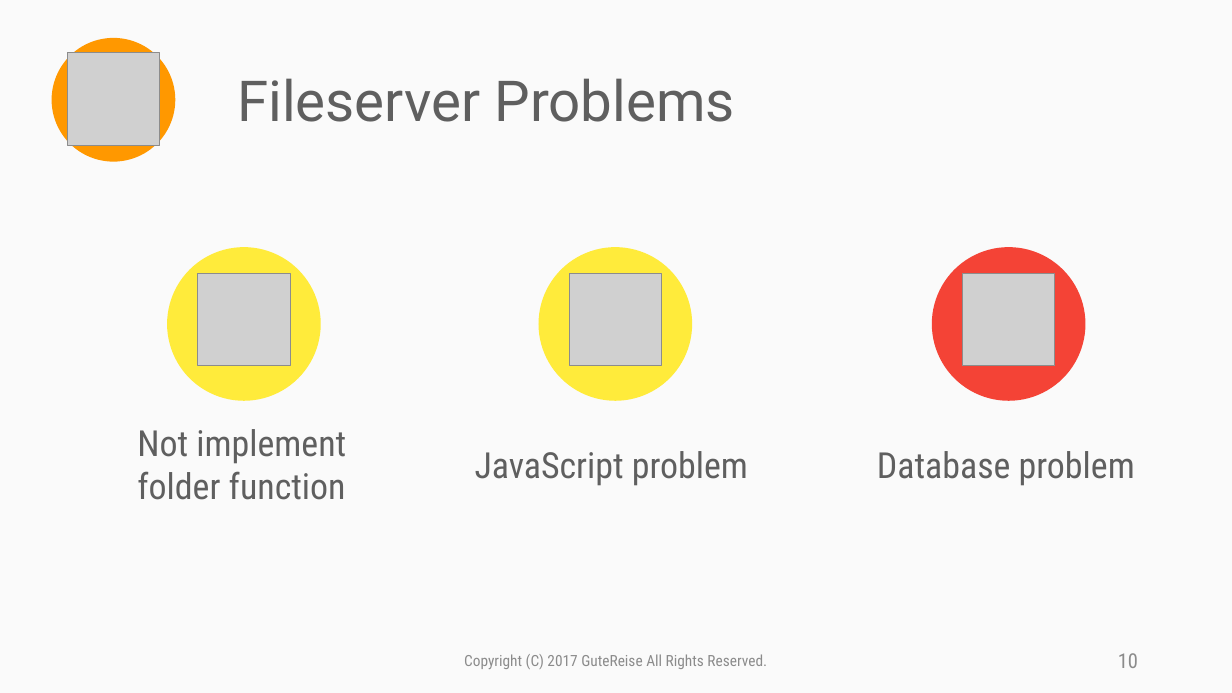
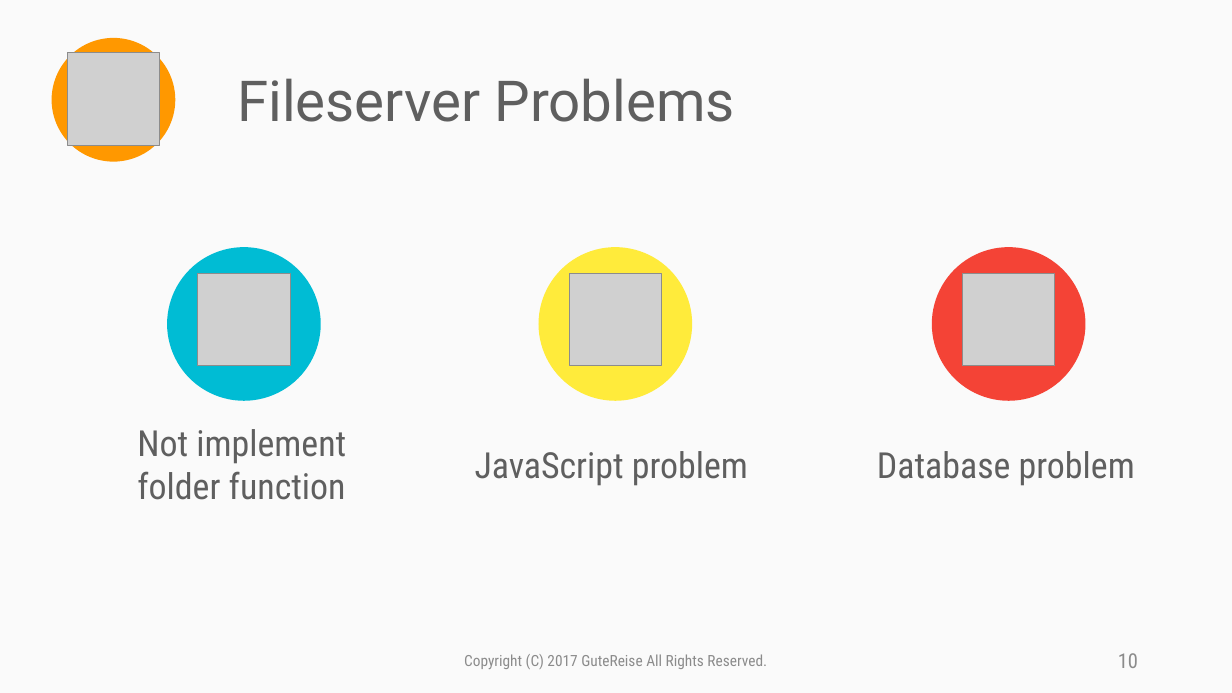
Before and after one commit to webdbhosei/ScopsOwl, a slide deck: slide 10 of docs/presentations/15-GuteRise.pptx. Drawn at 1232x693 pixels with LibreOffice and Linux fonts; fonts in the diff are those of the drawing; grey boxes stand for pictures. Boxes give left, top, right and bottom in pixels: in the first picture for what was removed or moved away, otherwise in the second. Text is boxed around its words. In the diff, an @@ line names an element or a change of style, - is before the commit and + after.

```diff
--- a/docs/presentations/15-GuteRise.pptx
+++ b/docs/presentations/15-GuteRise.pptx
@@ ellipse at (167, 247, 321, 400): fill #FFEB3B to #00BCD4 @@
```
Also in this commit, not shown: 2 other slides changed, 1 other file.
